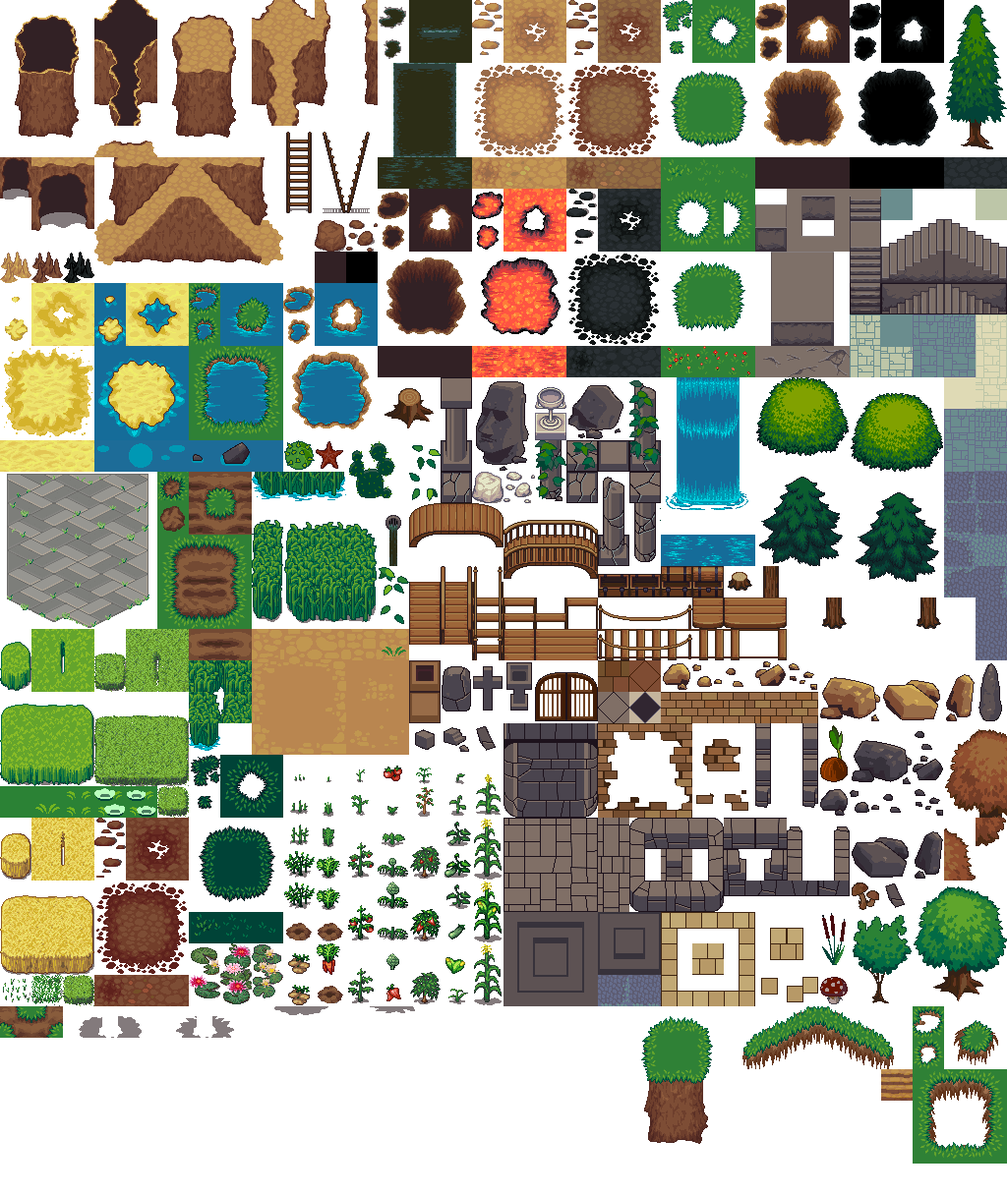
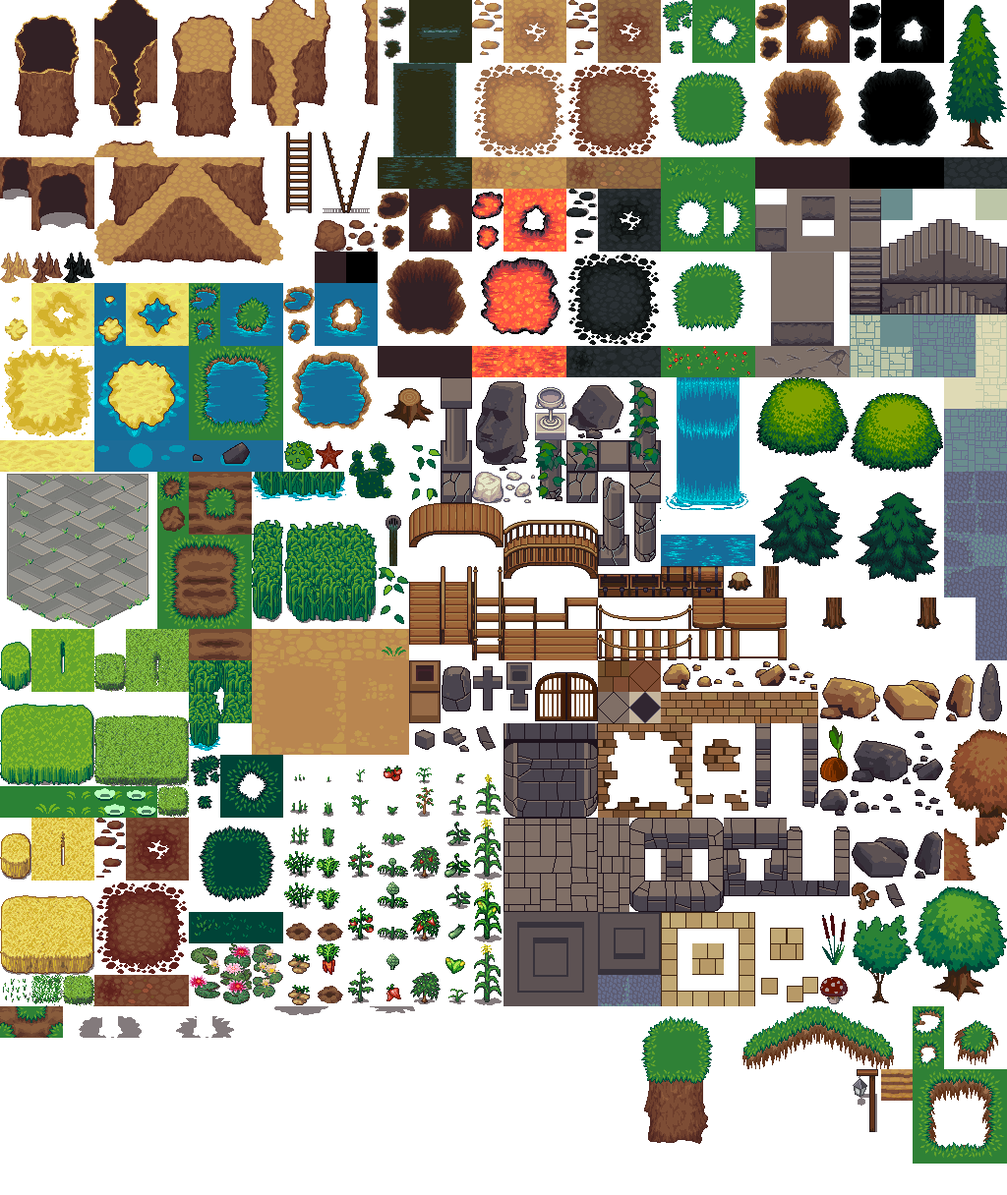
Revision of a layered 1007x1195 image; what changed, layer by layer:
added layer "Layer 6" above "terrain_stairs" over [852, 1069, 878, 1133]
